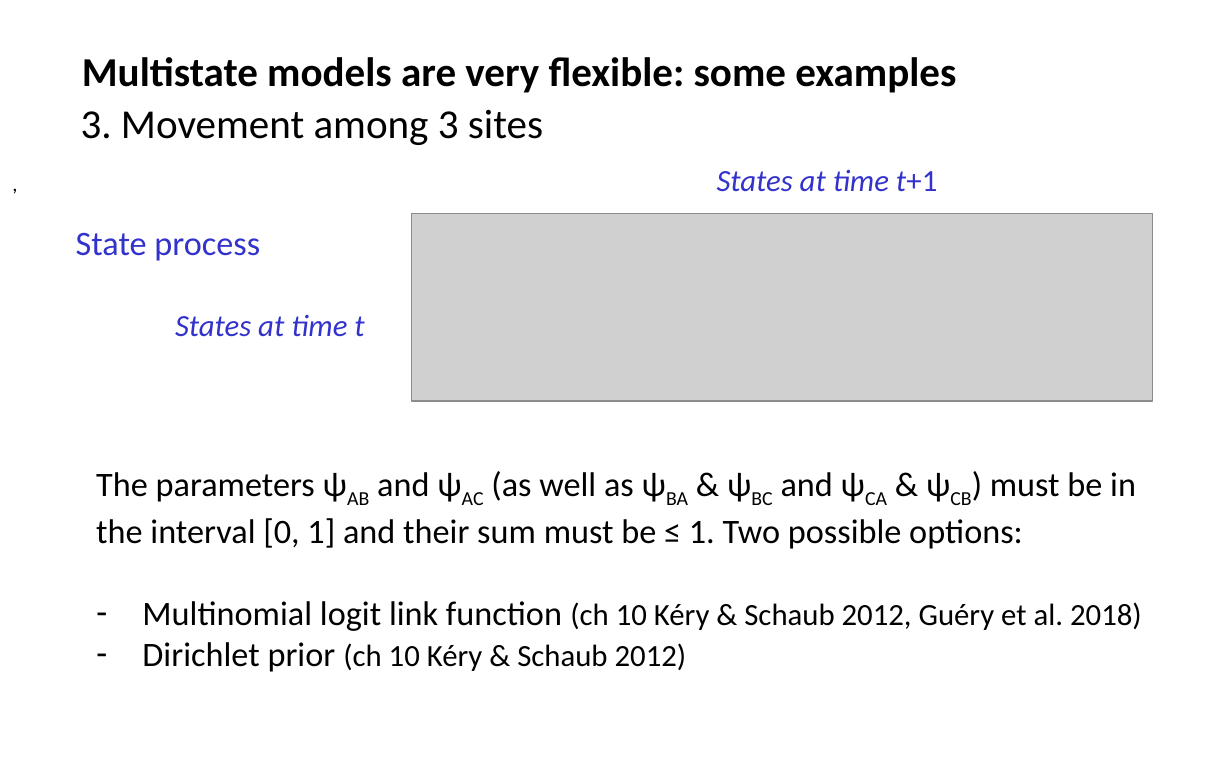
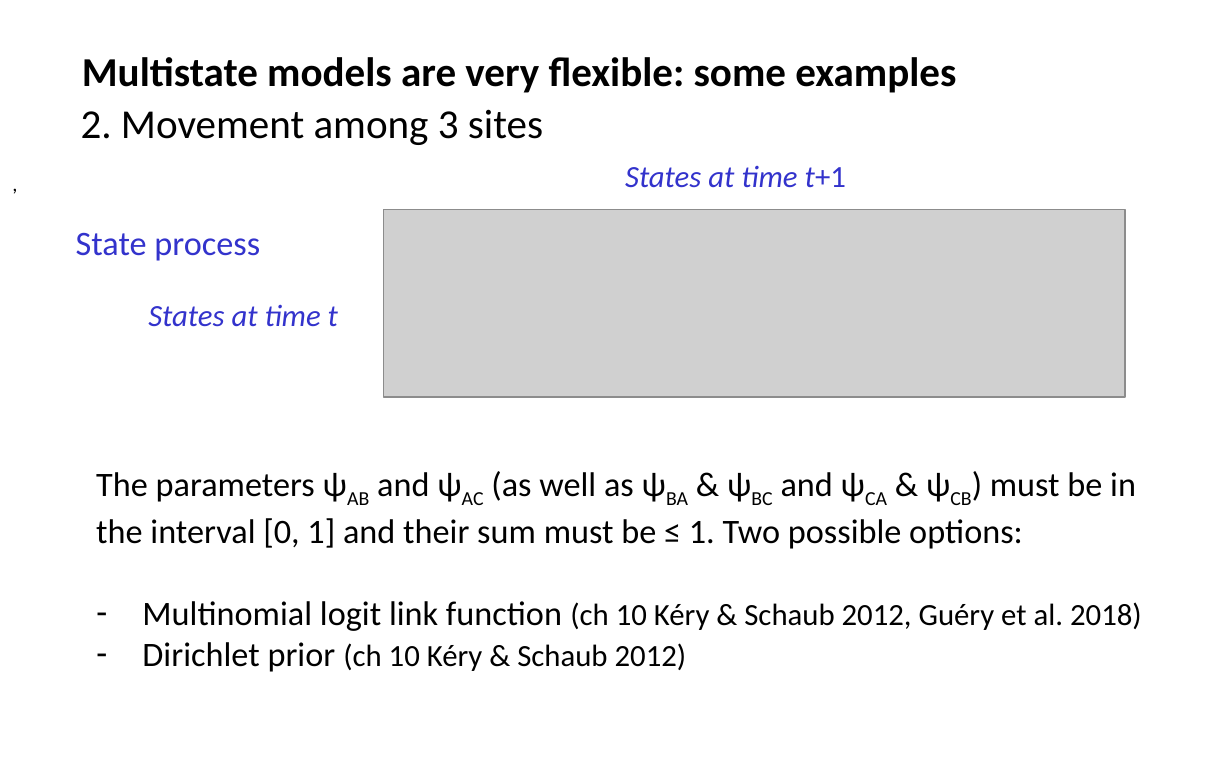
Before and after one commit to oliviergimenez/IPMworkshop, a slide deck: slide 39 of slides/multistatemodels_og.pptx (slide 25 before the commit). Drawn at 1232x770 pixels with LibreOffice and Linux fonts; fonts in the diff are those of the drawing; grey boxes stand for pictures. Boxes give left, top, right and bottom in pixels: in the first picture for what was removed or moved away, otherwise in the second. Text is boxed around its words. In the diff, an @@ line names an element or a change of style, - is before the commit and + after.

```diff
--- a/slides/multistatemodels_og.pptx
+++ b/slides/multistatemodels_og.pptx
@@ text at (81,109,543,145): text changed @@
-3. Movement among 3 sites
+2. Movement among 3 sites
@@ text "States at time t+1": place and size @@
-text "States at time t+1" at (717,169,937,192)
+text "States at time t+1" at (625,166,846,188)
@@ picture: place and size @@
-picture at (411,214,1153,402)
+picture at (384,209,1126,397)
@@ text "States at time t": place and size @@
-text "States at time t" at (175,315,364,337)
+text "States at time t" at (148,304,338,327)
```
Also in this commit, not shown: 19 other slides changed, 15 slides added, 5 other files.
